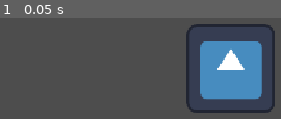
Above: before the commit, frame 1.
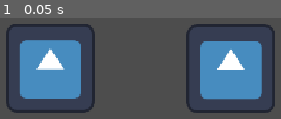
Above: after the commit, the same moment.

Repository: HankTseng1123/git-test-1015
Game: Godot game, scene res://node_2d.tscn
Same seed, same stepped clock (60 frames per second), same inputs: the game is played once before the commit and once after it. The project has no main scene, so this scene is started directly. The engine's default icon, where the game draws it, is replaced by a stand-in: a white triangle on a blue panel in a dark square.
Inputs:
- Up to frame 1 (0.05 s): no input

The runs differ from the first frame. In frame 1, 16% of the frame differs, in the area x 2-34%, y 5-95%.

Commit message:
Update node_2d.tscn

Diff:
--- a/1015/node_2d.tscn
+++ b/1015/node_2d.tscn
@@ -7,3 +7,7 @@
 [node name="Sprite2D" type="Sprite2D" parent="." unique_id=283233216]
 position = Vector2(583, 286)
 texture = ExtResource("1_wtcfe")
+
+[node name="Sprite2D2" type="Sprite2D" parent="." unique_id=68145502]
+position = Vector2(323, 285)
+texture = ExtResource("1_wtcfe")
